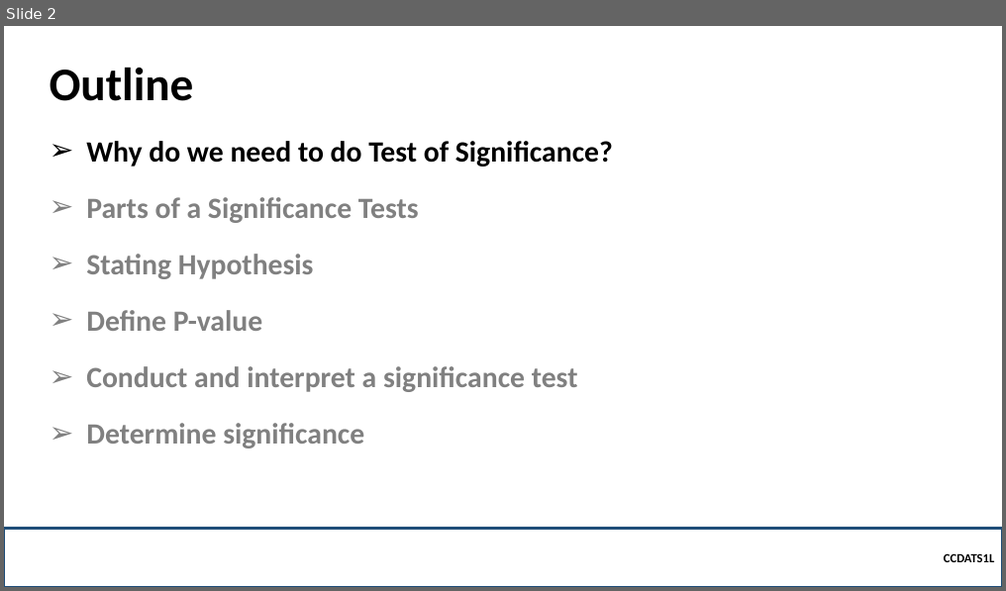
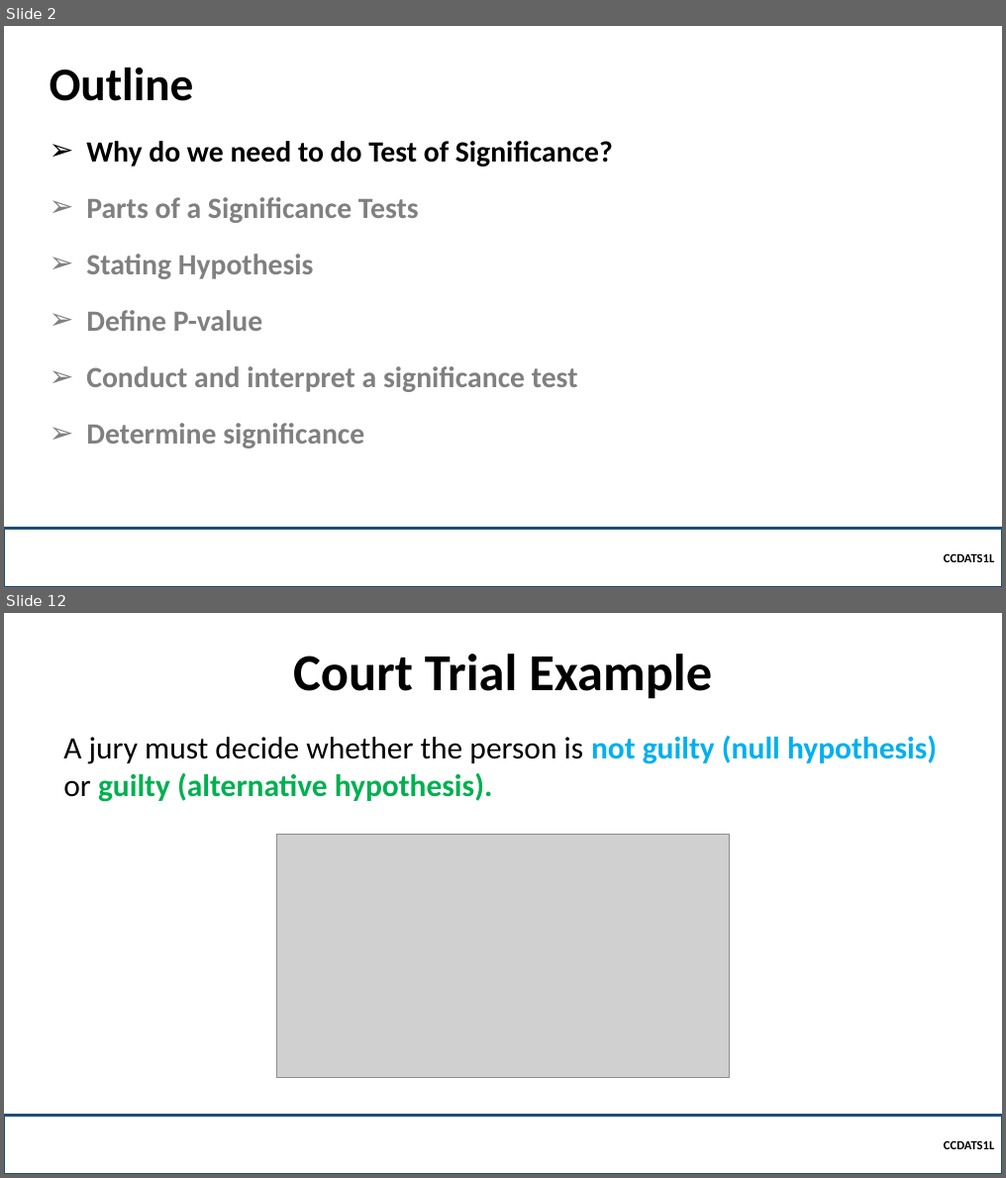
Before and after one commit to robitussin/CCDATS1L, a slide deck: week 10/Test of Significance.pptx. Shown one above the other, each under a label of ours: slide 2 before the commit, slides 2 and 12 after it; the slides between them are not shown. The pictures are 1006x591 and 1006x1178 pixels, drawn with LibreOffice and Linux fonts; fonts in the diff are those of the drawing; grey boxes stand for pictures; background and template pictures are left out. Boxes give left, top, right and bottom in pixels: in the first picture for what was removed or moved away, otherwise in the second. Text is boxed around its words. In the diff, an @@ line names an element or a change of style, - is before the commit and + after.

```diff
--- a/week 10/Test of Significance.pptx
+++ b/week 10/Test of Significance.pptx
@@ slide 12 added at (4, 613, 1002, 1174), background picture (left out) @@
@@ title added at (293, 654, 712, 699), 50 pt, text #000000, bold @@
+Court Trial Example
@@ text added at (63, 736, 937, 802), 30 pt, text #000000, bold @@
+A jury must decide whether the person is not guilty (null hypothesis) or guilty (alternative hypothesis).
@@ picture added at (276, 835, 730, 1078) @@
@@ rectangle added at (4, 1115, 1002, 1174), outline #1F4E79 2.25 pt, 12 pt, text #000000, bold @@
+  CCDATS1L
```
Also in this commit, not shown: 2 slides changed, 9 other slides added, 14 slides removed.
